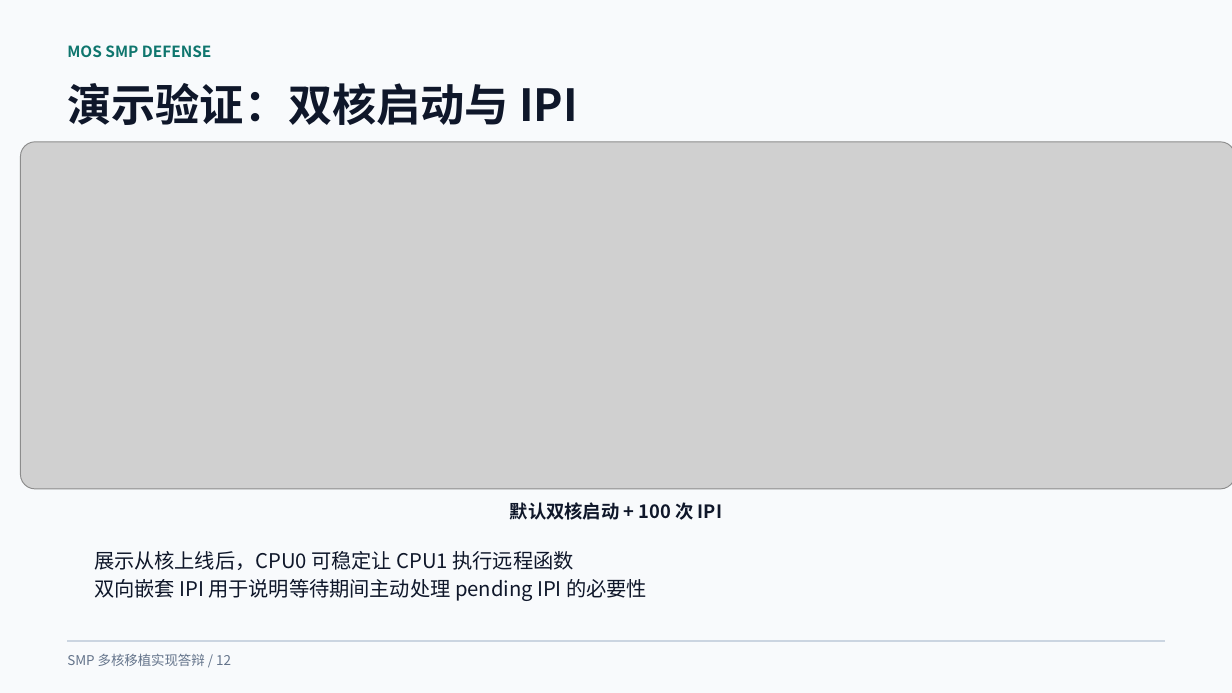
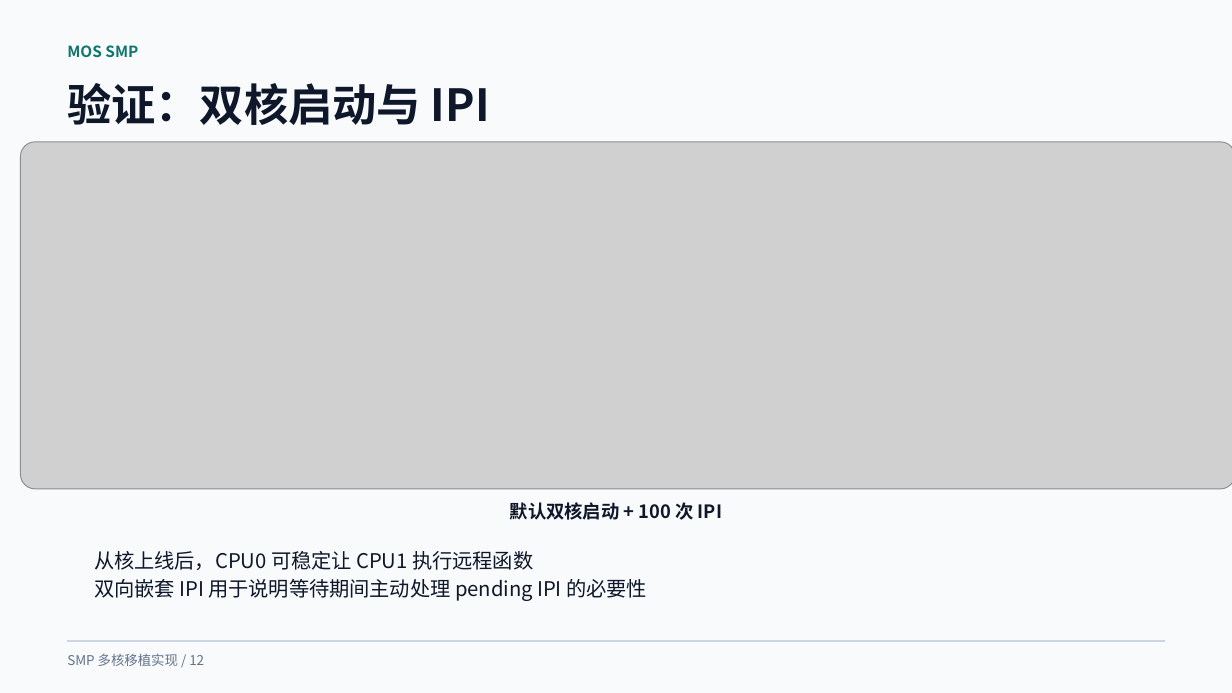
Before and after one commit to ventsdenye2/OS-challenging-Mission, a slide deck: slide 12 of smp-defense-redesign-v4.pptx. Drawn at 1232x693 pixels with LibreOffice and Linux fonts; fonts in the diff are those of the drawing; grey boxes stand for pictures. Boxes give left, top, right and bottom in pixels: in the first picture for what was removed or moved away, otherwise in the second. Text is boxed around its words. In the diff, an @@ line names an element or a change of style, - is before the commit and + after.

```diff
--- a/smp-defense-redesign-v4.pptx
+++ b/smp-defense-redesign-v4.pptx
@@ text at [67, 45, 138, 57]: text changed @@
-MOS SMP DEFENSE
+MOS SMP
@@ text at [67, 83, 490, 125]: text changed @@
-演示验证：双核启动与 IPI
+验证：双核启动与 IPI
@@ text at [94, 551, 533, 570]: text changed @@
-展示从核上线后，CPU0 可稳定让 CPU1 执行远程函数
+从核上线后，CPU0 可稳定让 CPU1 执行远程函数
@@ text at [67, 653, 204, 666]: text changed @@
-SMP 多核移植实现答辩 / 12
+SMP 多核移植实现 / 12
```
Also in this commit, not shown: 17 other slides changed.
